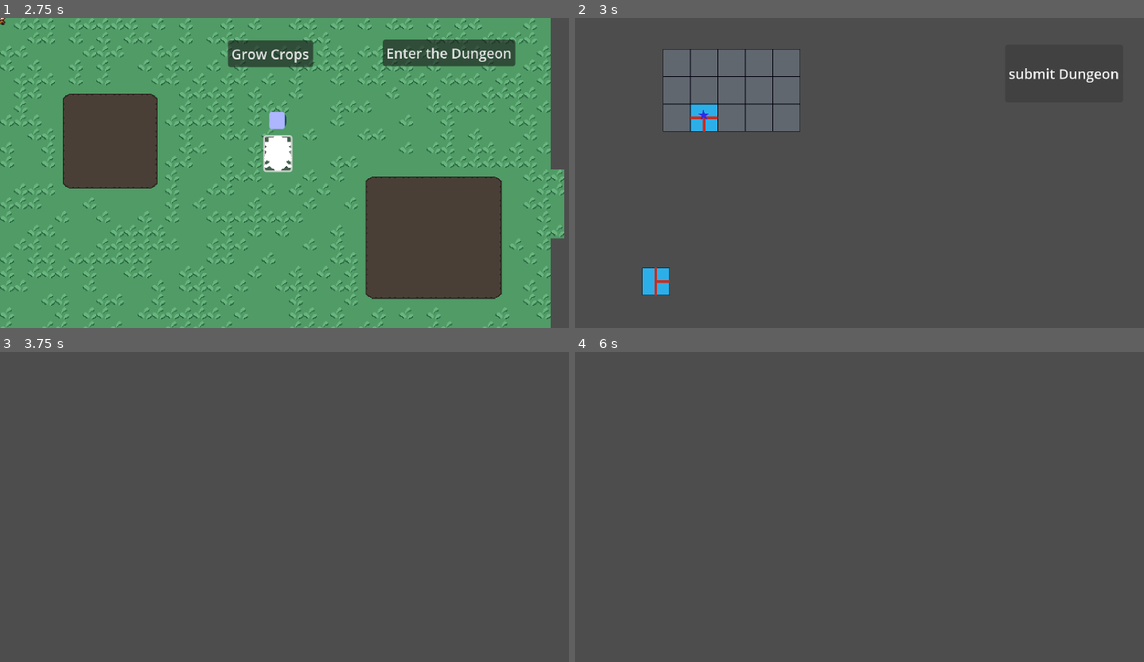
Above: before the commit, frames 1-4 (two rows, left to right).
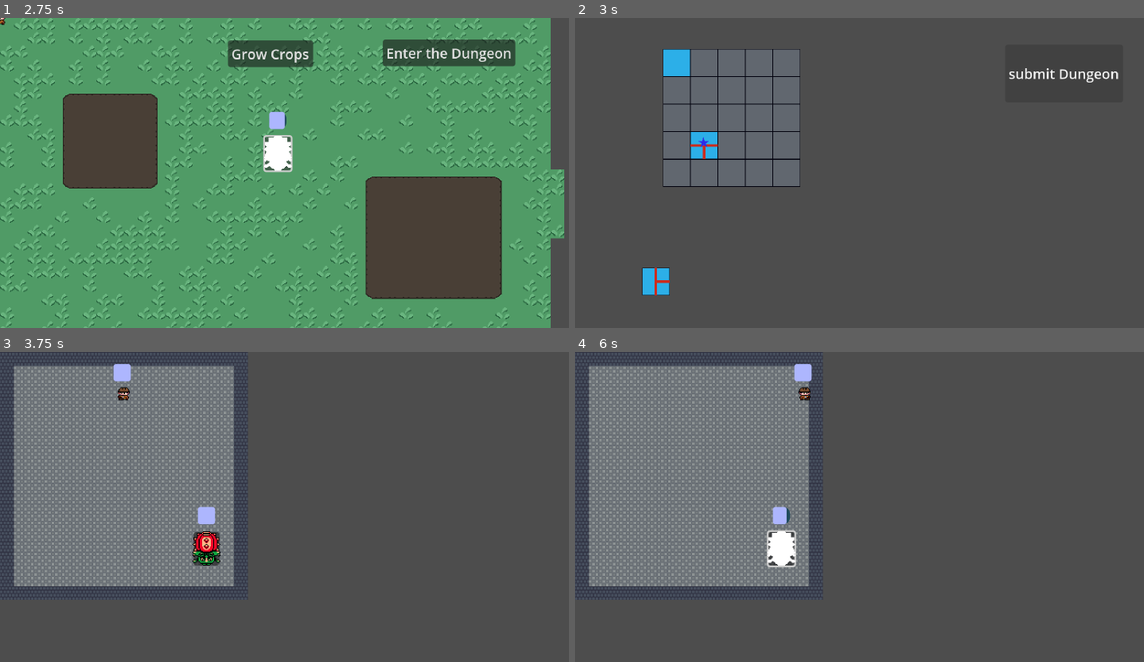
Above: after the commit, the same moments.

Repository: Chikenscreed/roguelike-farming
Game: Godot game, scene res://Scenes/main_menu.tscn
The game is run twice, just before and just after one commit, with the same random seed, the same clock (stepped at 60 frames per second) and the same inputs. The engine's default icon, where the game draws it, is replaced by a stand-in: a white triangle on a blue panel in a dark square.
Inputs (mouse positions are in pixels of both pictures, inside the frame that each line leads up to):
- Up to frame 1 (2.75 s): click "Start" at 0.5 s; click "Grow Crops" at 1.25 s; click (278, 154) at 2.02 s
- Up to frame 2 (3 s): click "Enter the Dungeon" at 2.75 s
- Up to frame 3 (3.75 s): click "submit Dungeon" at 3.5 s
- Up to frame 4 (6 s): click (779, 547) at 4.27 s; tap Enter at 5 s; move the mouse to (1035, 491) at 5.02 s; hold D (right) 5.03-5.75 s; tap E (action) at 5.1 s; click (1035, 491) at 5.17 s; drag from (768, 522) to (859, 569) at 5.77 s

Frame 1 is identical in both runs. In frame 2, 5.2% of the frame differs, in the area x 15-40%, y 10-55%; in frame 3, 29%; in frame 4, 29%, in the area x 0-44%, y 0-80%.
Error before the commit: Invalid call. Nonexistent function 'makePlayable' in base 'Nil'. (res://Scripts/DungeonThings/dungeon_manager.gd:118)

Commit message:
added random selected edge tile as entrance point into dungeon

Diff:
--- a/roguelike-farming/Scenes/DungeonThings/build_dungeon_screen.tscn
+++ b/roguelike-farming/Scenes/DungeonThings/build_dungeon_screen.tscn
@@ -48,6 +48,6 @@
 
 [node name="DungeonFrame" parent="." instance=ExtResource("7_56aqq")]
 position = Vector2(102, 36)
-dimensions = Vector2i(5, 3)
+dimensions = Vector2i(5, 5)
 
 [connection signal="pressed" from="Button" to="." method="_on_button_pressed"]
--- a/roguelike-farming/Scripts/DungeonThings/build_dungeon_screen.gd
+++ b/roguelike-farming/Scripts/DungeonThings/build_dungeon_screen.gd
@@ -2,7 +2,7 @@
 
 
 
-signal exportAllRooms(dict: Dictionary)
+signal exportAllRooms(dict: Dictionary, startRoom: Vector2i)
 @onready var dungeon_frame: DungeonFrame = $DungeonFrame
 
 
@@ -29,7 +29,7 @@
 	var all = getTheTileFromScreen()
 	for hit in all:
 		var something = hit.collider as MapTile
-		if something != null :
+		if something != null && !something.pregeneratedTile:
 			print("Current rep: ", something.tileData.currentEntrances, "NEW REP: ", something.tileData.currentEntrances >>1)
 			something.tileData.currentEntrances = (something.tileData.currentEntrances << 1) | ((something.tileData.currentEntrances & Tile_Data.WEST) >> 3)
 			something.showEntrances()
@@ -63,22 +63,9 @@
 	print("something entered")
 	pass # Replace with function body.
 
-#this dunction wopuld have to transform the slots into a dictionary with Vector2 as keys?
-func submitDungeon() -> void:
-	var counter = 0
-	var allRooms: Dictionary = {}
-	var x: int = 0
-	var y: int = 0
-	for room in dungeon_frame.get_children():
-		room = room as MapTile
-		x = counter / dungeon_frame.dimensions.x
-		y = counter % dungeon_frame.dimensions.y
-		allRooms.set(Vector2(x,y), room.tileData)
-		counter += 1
-	exportAllRooms.emit(allRooms)
-	self.visible = false
-	pass
 
 
 func _on_button_pressed() -> void:
-	submitDungeon()
+	exportAllRooms.emit(dungeon_frame.allRooms, dungeon_frame.startRoom)
+	self.set_deferred("visible", false)
+	print("pressed the button")
--- a/roguelike-farming/Scripts/DungeonThings/dungeonRoom.gd
+++ b/roguelike-farming/Scripts/DungeonThings/dungeonRoom.gd
@@ -35,7 +35,7 @@
 	setUp()
 	pass # Replace with function body.
 
-func setTileData(data) -> void:
+func setTileData(data: Tile_Data) -> void:
 	tileData = data
 
 #
--- a/roguelike-farming/Scripts/DungeonThings/dungeon_manager.gd
+++ b/roguelike-farming/Scripts/DungeonThings/dungeon_manager.gd
@@ -13,9 +13,9 @@
 
 var templateRoom = preload("res://Scenes/DungeonThings/dungeon_room.tscn")
 
-var allDungeonScenes: Dictionary = {}
+var allDungeonScenes: Dictionary[Vector2i, Node] = {}
 
-var posOfPlayer: Vector2 = Vector2(0,0)
+var posOfPlayer: Vector2i
 var playerTransformation: Transform2D
 
 const playerPosNorth: Vector2 = Vector2(144, 48)
@@ -44,11 +44,12 @@
 	#pass
 
 
-func _on_build_dungeon_screen_export_all_rooms(dict: Dictionary) -> void:
+func _on_build_dungeon_screen_export_all_rooms(dict: Dictionary, startRoom: Vector2i) -> void:
 	print("got the signal")
+	posOfPlayer = startRoom
 	#here i would have to loop through the key value pairs and generate the scenes
 	for key in dict.keys():
-		var tileData = dict.get(key)
+		var tileData = dict.get(key).tileData
 		if (tileData != null):
 			var newRoom = templateRoom.instantiate()
 			newRoom.setTileData(tileData)
@@ -57,28 +58,29 @@
 		else:
 			allDungeonScenes.set(key, null)
 	print("got them all I guess")
-	startInBeginningRoom()
+	startInBeginningRoom(startRoom)
 	pass # Replace with function body.
 
 
 func movePlayerToNextRoom(directio: Enums.DIRECTION) -> void:
 	print("move player to ", directio)
-	var movement: Vector2
-	var playerPosInDungeon: Vector2
+	var movement: Vector2i
+	var playerPosInDungeon: Vector2i
 	match directio:
 		Enums.DIRECTION.NORTH:
 			playerPosInDungeon = playerPosSouth
-			movement= Vector2(-1,-0)
+			movement= Vector2i(0,-1)
 		Enums.DIRECTION.SOUTH:
 			playerPosInDungeon = playerPosNorth
-			movement = Vector2(1,0)
+			movement = Vector2i(0,1)
 		Enums.DIRECTION.WEST:
 			playerPosInDungeon = playerPosEast
-			movement = Vector2(0, -1)
+			movement = Vector2i(-1, 0)
 		Enums.DIRECTION.EAST:
 			playerPosInDungeon = playerPosWest
-			movement = Vector2(0,1)
+			movement = Vector2i(1,0)
 	var futureRoom = posOfPlayer + movement
+	var room = allDungeonScenes.get(futureRoom)
 	if (allDungeonScenes.get(futureRoom) != null):
 		var testing = testIfRoomsConnect(posOfPlayer, futureRoom)
 		if(testing):
@@ -97,24 +99,24 @@
 	#move player into fitting position in new room
 	pass
 
-func testIfRoomsConnect(start: Vector2, dest: Vector2) -> bool:
+func testIfRoomsConnect(start: Vector2i, dest: Vector2i) -> bool:
 	var beginRoom: Tile_Data = allDungeonScenes.get(start).tileData
 	var destRoom: Tile_Data = allDungeonScenes.get(dest).tileData
-	var direction: Vector2 = start - dest
+	var direction: Vector2i = start - dest
 	match direction:
-		Vector2(-1,0):
+		Vector2i(0,-1):
 			return beginRoom.isSouth() and destRoom.isNorth()
-		Vector2(1,0):
+		Vector2i(0,1):
 			return beginRoom.isNorth() and destRoom.isSouth()
-		Vector2(0,-1):
+		Vector2i(-1,0):
 			return beginRoom.isEast() and destRoom.isWest()
-		Vector2(0,1):
+		Vector2i(1,0):
 			return beginRoom.isWest() and destRoom.isEast()
 	return false
 
 
-func startInBeginningRoom() -> void:
-	var room = allDungeonScenes.get(Vector2(0,0))
+func startInBeginningRoom(startRoom: Vector2i) -> void:
+	var room = allDungeonScenes.get(startRoom)
 	room.makePlayable()
 	test_player.visible = true
 	test_player.position = playerPosNorth
--- a/roguelike-farming/dungeon_frame.gd
+++ b/roguelike-farming/dungeon_frame.gd
@@ -6,12 +6,20 @@
 @export var mapTileSceen: PackedScene
 var sizeOfTile: int = 32
 @export var allRooms: Dictionary = {}
+var startRoom: Vector2i
 
 
 # Called when the node enters the scene tree for the first time.
 func _ready() -> void:
 	placeHolderSlots()
-	placeExit()
+	var exitTile: Vector2i = placeExit()
+	var entranceTile: Vector2i = showDungeonEntrance()
+	while (entranceTile == exitTile):
+		entranceTile = showDungeonEntrance()
+	startRoom = entranceTile
+	allRooms.get(startRoom).setTile(preload("res://Resources/T_Example.tres"))
+	print(entranceTile)
+
 
 func placeHolderSlots() -> void:
 	var currentX: int = sizeOfTile/2
@@ -27,7 +35,7 @@
 			currentX += sizeOfTile
 		currentY += sizeOfTile
 
-func placeExit() -> void:
+func placeExit() ->Vector2i:
 	var indicator = Vector2i(randi_range(0,dimensions.x-1), randi_range(0,dimensions.y-1))
 	var exitTileData = Tile_Data.new()
 	var exitextra = preload("res://Resources/DungeonExtras/exit.tres")
@@ -39,11 +47,14 @@
 	while( !checkPlacement(indicator, exitTileData)):
 		exitTileData.currentEntrances = generateEntrances()
 	selectedTile.setTile(exitTileData)
+	selectedTile.pregeneratedTile = true
+	return indicator
+
 
 func generateEntrances() -> int:
 	return randi_range(1,15)
 
-
+# probably can reuse this to check if the placed Entrance works too
 func checkPlacement(pos: Vector2i, currEntrances: Tile_Data) -> bool:
 	var indexY = dimensions.y-1
 	var indexX = dimensions.x -1
@@ -72,3 +83,15 @@
 			else:
 				return true
 	return false
+
+func showDungeonEntrance() -> Vector2i:
+	var numY = randi_range(0,dimensions.y-1)
+	var numX: int
+	if(numY == 0 || numY == dimensions.y-1):
+		numX = randi_range(0,dimensions.x-1)
+	else:
+		if randi_range(0,1) == 0:
+			numX = 0
+		else:
+			numX = dimensions.x-1
+	return Vector2i(numX, numY)
